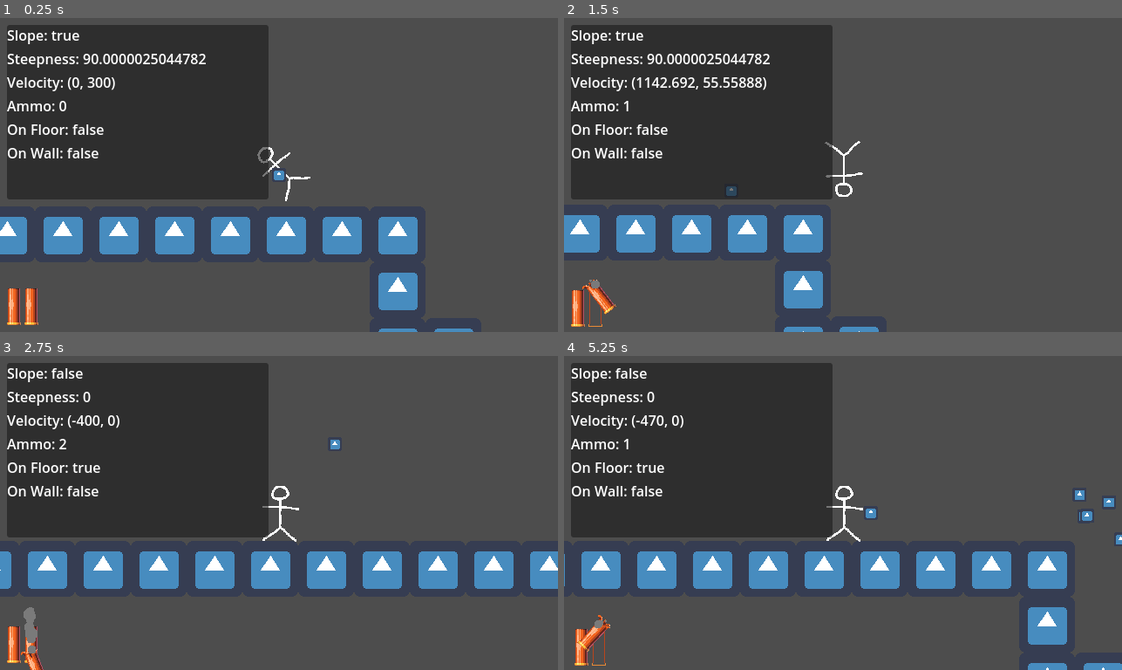
Above: before the commit, frames 1-4 (two rows, left to right).
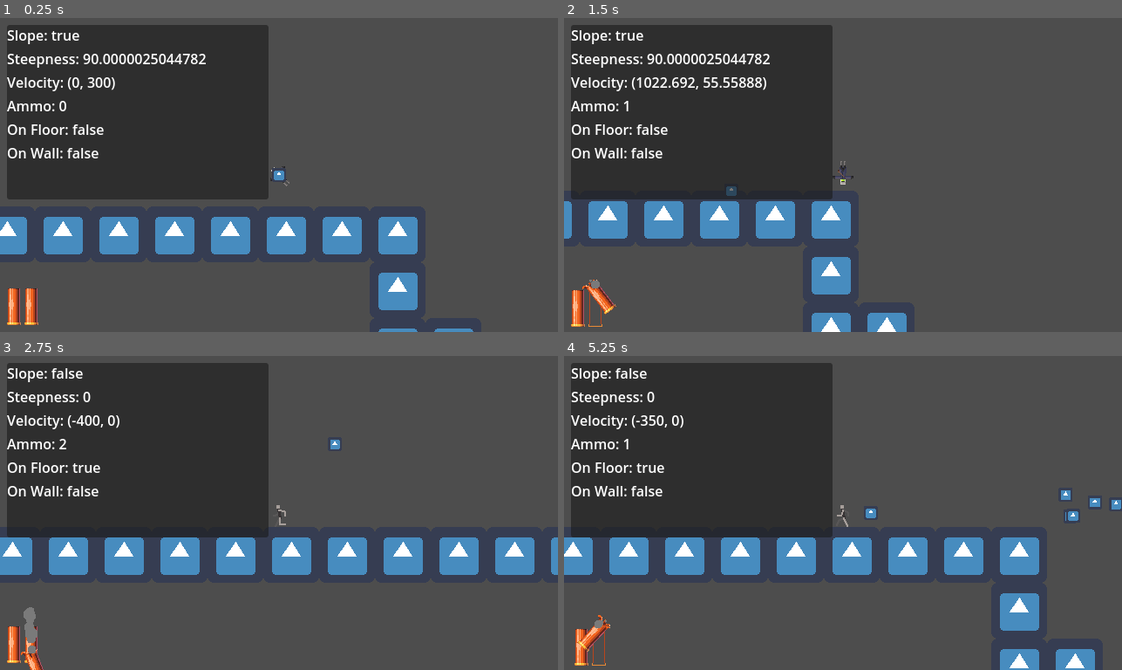
Above: after the commit, the same moments.

Repository: chris-pitre/shotgunlegs
Game: Godot game, scene res://scenes/levels/World.tscn
Two runs of this game, one before a commit and one after it. Both use one fixed random seed, a clock stepped at 60 frames per second and the inputs below. The engine's default icon, where the game draws it, is replaced by a stand-in: a white triangle on a blue panel in a dark square.
Inputs (mouse positions are in pixels of both pictures, inside the frame that each line leads up to):
- Up to frame 1 (0.25 s): no input
- Up to frame 2 (1.5 s): tap Enter (ui_accept) at 0.5, 0.77 s; move the mouse to (965, 159) at 0.52 s; hold D (ui_right) from 0.53 s (still down); click (965, 159) at 0.6 s; move the mouse to (731, 190) at 1.27 s; click (731, 190) at 1.35 s
- Up to frame 3 (2.75 s): tap Enter (ui_accept) at 1.52 s; move the mouse to (334, 443) at 2.02 s; release D (ui_right) at 2.03 s; hold A (ui_left) from 2.03 s (still down); click (334, 443) at 2.1 s
- Up to frame 4 (5.25 s): move the mouse to (815, 575) at 2.77 s; release A (ui_left) at 2.78 s; hold D (ui_right) 2.78-4.28 s; click (815, 575) at 2.85 s; tap Enter (ui_accept) at 3.02, 3.77, 4.52 s; move the mouse to (1010, 560) at 3.52 s; click (1010, 560) at 3.6 s; move the mouse to (675, 465) at 4.27 s; hold A (ui_left) 4.28-5.03 s; click (675, 465) at 4.35 s; move the mouse to (870, 513) at 5.02 s; hold D (ui_right) from 5.03 s (still down); click (870, 513) at 5.1 s

The runs differ from the first frame. In frame 1, 0.2% of the frame differs, in the area x 46-56%, y 41-59%; in frame 2, 8.1%; in frame 3, 11%; in frame 4, 13%, in the area x 0-100%, y 18-100%.

Commit message:
funny walk

Diff:
--- a/scenes/actors/player/Player.gd
+++ b/scenes/actors/player/Player.gd
@@ -30,13 +30,12 @@
 	elif slopeTimer.is_stopped():
 		onSlope = false
 
+	animatedSprite.flip_h = false if get_last_motion().x > 0 else true
 	#Animations
 	if onSlope:
 		animatedSprite.play("roll")
 		animatedSprite.speed_scale = clampf(velocity.length() / 100, 0, 8)
-		animatedSprite.flip_h = false if get_last_motion().x > 0 else true
 	else:
-		animatedSprite.play("idle")
 		animatedSprite.speed_scale = 1
 
 	var input = Vector2.ZERO
@@ -96,8 +95,10 @@
 		if not onSlope:
 			if input == 0:
 				apply_friction()
+				animatedSprite.play("idle")
 			else:
 				apply_acceleration(input)
+				animatedSprite.play("walk")
 		else:
 			velocity.x = move_toward(velocity.x, get_floor_normal().x * SPEED_CAP, FRICTION)
 			velocity.y = move_toward(velocity.y, 1 * 800000, GRAVITY)
--- a/scenes/actors/player/Player.tscn
+++ b/scenes/actors/player/Player.tscn
@@ -1,27 +1,47 @@
-[gd_scene load_steps=16 format=3 uid="uid://1y8fkofflo3x"]
+[gd_scene load_steps=39 format=3 uid="uid://1y8fkofflo3x"]
 
 [ext_resource type="Script" path="res://scenes/actors/player/Player.gd" id="1"]
 [ext_resource type="Texture2D" uid="uid://c8344x3k4cv36" path="res://assets/icon.png" id="2"]
-[ext_resource type="Texture2D" uid="uid://b2i21kdf3gfwo" path="res://assets/dudesprites/dudeidle/dudeidle1.png" id="2_yg61y"]
+[ext_resource type="Texture2D" uid="uid://7n3xohg7afps" path="res://assets/dudesprites/dudeidle/dudeT.png" id="2_yqiyq"]
 [ext_resource type="Script" path="res://scenes/actors/player/Cursor.gd" id="3"]
-[ext_resource type="Texture2D" uid="uid://db83a4j06d6nw" path="res://assets/dudesprites/dudeidle/dudeidle2.png" id="3_mwjgo"]
-[ext_resource type="Texture2D" uid="uid://cutnrb3kgkyar" path="res://assets/dudesprites/duderoll/duderoll1.png" id="4_rcycg"]
-[ext_resource type="Texture2D" uid="uid://fm3mljfw2lbj" path="res://assets/dudesprites/duderoll/duderoll2.png" id="5_xy0rk"]
-[ext_resource type="Texture2D" uid="uid://cj5hlrjtrqtfl" path="res://assets/dudesprites/duderoll/duderoll3.png" id="6_ldlbo"]
-[ext_resource type="Texture2D" uid="uid://ctbfpqv1rhohd" path="res://assets/dudesprites/duderoll/duderoll4.png" id="7_7fiqc"]
-[ext_resource type="Texture2D" uid="uid://dfbluaxii6san" path="res://assets/dudesprites/duderoll/duderoll5.png" id="8_uuo1d"]
-[ext_resource type="Texture2D" uid="uid://oedu4om5eg1y" path="res://assets/dudesprites/duderoll/duderoll6.png" id="9_mlwbg"]
-[ext_resource type="Texture2D" uid="uid://cor6o3ep5gllx" path="res://assets/dudesprites/duderoll/duderoll7.png" id="10_ktrk0"]
-[ext_resource type="Texture2D" uid="uid://hl5gbided3o7" path="res://assets/dudesprites/duderoll/duderoll8.png" id="11_40uip"]
+[ext_resource type="Texture2D" uid="uid://b1aetvrl433ft" path="res://assets/dudesprites/duderoll2/duderoll1.png" id="3_unv37"]
+[ext_resource type="Texture2D" uid="uid://d1qi8l38r77bd" path="res://assets/dudesprites/duderoll2/duderoll2.png" id="4_a6tdv"]
+[ext_resource type="Texture2D" uid="uid://8lqyurhbn3vr" path="res://assets/dudesprites/duderoll2/duderoll3.png" id="5_farka"]
+[ext_resource type="Texture2D" uid="uid://6ndt02j2evtx" path="res://assets/dudesprites/duderoll2/duderoll4.png" id="6_njipx"]
+[ext_resource type="Texture2D" uid="uid://dip8k212smwt6" path="res://assets/dudesprites/duderoll2/duderoll5.png" id="7_16hdu"]
+[ext_resource type="Texture2D" uid="uid://5bg6hm08l3xu" path="res://assets/dudesprites/duderoll2/duderoll6.png" id="8_rqj1u"]
+[ext_resource type="Texture2D" uid="uid://bw8gmpw8qgvvc" path="res://assets/dudesprites/duderoll2/duderoll7.png" id="9_2b7qp"]
+[ext_resource type="Texture2D" uid="uid://doogjj736jdxv" path="res://assets/dudesprites/duderoll2/duderoll8.png" id="10_jff01"]
+[ext_resource type="Texture2D" uid="uid://cxx7a80e7k2mh" path="res://assets/dudesprites/dudewalk2/dudewalk1.png" id="12_6nsfn"]
+[ext_resource type="Texture2D" uid="uid://bmfof8c5es037" path="res://assets/dudesprites/dudewalk2/dudewalk2.png" id="13_vbhlm"]
+[ext_resource type="Texture2D" uid="uid://ctp0vlosc2q3j" path="res://assets/dudesprites/dudewalk2/dudewalk3.png" id="14_p6dlp"]
+[ext_resource type="Texture2D" uid="uid://c7j2a5p8vyhha" path="res://assets/dudesprites/dudewalk2/dudewalk4.png" id="15_6vhul"]
+[ext_resource type="Texture2D" uid="uid://trpbpv5mq6ru" path="res://assets/dudesprites/dudewalk2/dudewalk5.png" id="16_5jjfd"]
+[ext_resource type="Texture2D" uid="uid://djtgee68t4do2" path="res://assets/dudesprites/dudewalk2/dudewalk6.png" id="17_2uw2n"]
+[ext_resource type="Texture2D" uid="uid://c2p61sg2r83fb" path="res://assets/dudesprites/dudewalk2/dudewalk7.png" id="18_vcdaq"]
+[ext_resource type="Texture2D" uid="uid://dcukhh0hv782m" path="res://assets/dudesprites/dudewalk2/dudewalk8.png" id="19_0vp2f"]
+[ext_resource type="Texture2D" uid="uid://dfydmk8m8wlen" path="res://assets/dudesprites/dudewalk2/dudewalk9.png" id="20_u75nc"]
+[ext_resource type="Texture2D" uid="uid://cvkaphpx2pwnm" path="res://assets/dudesprites/dudewalk2/dudewalk10.png" id="21_d03en"]
+[ext_resource type="Texture2D" uid="uid://dpyeuripaccl1" path="res://assets/dudesprites/dudewalk2/dudewalk11.png" id="22_kegbw"]
+[ext_resource type="Texture2D" uid="uid://bs07skkm4c1ie" path="res://assets/dudesprites/dudewalk2/dudewalk12.png" id="23_bw2lo"]
+[ext_resource type="Texture2D" uid="uid://b37nsb2q2swhn" path="res://assets/dudesprites/dudewalk2/dudewalk13.png" id="24_6br1m"]
+[ext_resource type="Texture2D" uid="uid://c6q8y2s2v6hxu" path="res://assets/dudesprites/dudewalk2/dudewalk14.png" id="25_yol6l"]
+[ext_resource type="Texture2D" uid="uid://mopvb1cdq1ch" path="res://assets/dudesprites/dudewalk2/dudewalk15.png" id="26_806se"]
+[ext_resource type="Texture2D" uid="uid://h4isk3ppccgj" path="res://assets/dudesprites/dudewalk2/dudewalk16.png" id="27_filp2"]
+[ext_resource type="Texture2D" uid="uid://cdgw11ns12v32" path="res://assets/dudesprites/dudewalk2/dudewalk17.png" id="28_up7m3"]
+[ext_resource type="Texture2D" uid="uid://dgn6260atl62q" path="res://assets/dudesprites/dudewalk2/dudewalk18.png" id="29_4iiml"]
+[ext_resource type="Texture2D" uid="uid://dwn1kkp0sb3no" path="res://assets/dudesprites/dudewalk2/dudewalk19.png" id="30_ggiyb"]
+[ext_resource type="Texture2D" uid="uid://cw21ch1gle32f" path="res://assets/dudesprites/dudewalk2/dudewalk20.png" id="31_cx00i"]
+[ext_resource type="Texture2D" uid="uid://bxhf7e5sm8ixi" path="res://assets/dudesprites/dudewalk2/dudewalk21.png" id="32_4oi5p"]
+[ext_resource type="Texture2D" uid="uid://djhoigi51rpkc" path="res://assets/dudesprites/dudewalk2/dudewalk22.png" id="33_ngaqm"]
+[ext_resource type="Texture2D" uid="uid://cusq00e43xhi7" path="res://assets/dudesprites/dudewalk2/dudewalk23.png" id="34_ggbt7"]
+[ext_resource type="Texture2D" uid="uid://bd3vo4y0dn1pf" path="res://assets/dudesprites/dudewalk2/dudewalk24.png" id="35_s0e6d"]
 
 [sub_resource type="SpriteFrames" id="2"]
 animations = [{
 "frames": [{
 "duration": 1.0,
-"texture": ExtResource("2_yg61y")
-}, {
-"duration": 1.0,
-"texture": ExtResource("3_mwjgo")
+"texture": ExtResource("2_yqiyq")
 }],
 "loop": true,
 "name": &"idle",
@@ -29,36 +49,113 @@
 }, {
 "frames": [{
 "duration": 1.0,
-"texture": ExtResource("4_rcycg")
+"texture": ExtResource("3_unv37")
 }, {
 "duration": 1.0,
-"texture": ExtResource("5_xy0rk")
+"texture": ExtResource("4_a6tdv")
 }, {
 "duration": 1.0,
-"texture": ExtResource("6_ldlbo")
+"texture": ExtResource("5_farka")
 }, {
 "duration": 1.0,
-"texture": ExtResource("7_7fiqc")
+"texture": ExtResource("6_njipx")
 }, {
 "duration": 1.0,
-"texture": ExtResource("8_uuo1d")
+"texture": ExtResource("7_16hdu")
 }, {
 "duration": 1.0,
-"texture": ExtResource("9_mlwbg")
+"texture": ExtResource("8_rqj1u")
 }, {
 "duration": 1.0,
-"texture": ExtResource("10_ktrk0")
+"texture": ExtResource("9_2b7qp")
 }, {
 "duration": 1.0,
-"texture": ExtResource("11_40uip")
+"texture": ExtResource("10_jff01")
 }],
 "loop": true,
 "name": &"roll",
 "speed": 5.0
+}, {
+"frames": [{
+"duration": 1.0,
+"texture": ExtResource("12_6nsfn")
+}, {
+"duration": 1.0,
+"texture": ExtResource("13_vbhlm")
+}, {
+"duration": 1.0,
+"texture": ExtResource("14_p6dlp")
+}, {
+"duration": 1.0,
+"texture": ExtResource("15_6vhul")
+}, {
+"duration": 1.0,
+"texture": ExtResource("16_5jjfd")
+}, {
+"duration": 1.0,
+"texture": ExtResource("17_2uw2n")
+}, {
+"duration": 1.0,
+"texture": ExtResource("18_vcdaq")
+}, {
+"duration": 1.0,
+"texture": ExtResource("19_0vp2f")
+}, {
+"duration": 1.0,
+"texture": ExtResource("20_u75nc")
+}, {
+"duration": 1.0,
+"texture": ExtResource("21_d03en")
+}, {
+"duration": 1.0,
+"texture": ExtResource("22_kegbw")
+}, {
+"duration": 1.0,
+"texture": ExtResource("23_bw2lo")
+}, {
+"duration": 1.0,
+"texture": ExtResource("24_6br1m")
+}, {
+"duration": 1.0,
+"texture": ExtResource("25_yol6l")
+}, {
+"duration": 1.0,
+"texture": ExtResource("26_806se")
+}, {
+"duration": 1.0,
+"texture": ExtResource("27_filp2")
+}, {
+"duration": 1.0,
+"texture": ExtResource("28_up7m3")
+}, {
+"duration": 1.0,
+"texture": ExtResource("29_4iiml")
+}, {
+"duration": 1.0,
+"texture": ExtResource("30_ggiyb")
+}, {
+"duration": 1.0,
+"texture": ExtResource("31_cx00i")
+}, {
+"duration": 1.0,
+"texture": ExtResource("32_4oi5p")
+}, {
+"duration": 1.0,
+"texture": ExtResource("33_ngaqm")
+}, {
+"duration": 1.0,
+"texture": ExtResource("34_ggbt7")
+}, {
+"duration": 1.0,
+"texture": ExtResource("35_s0e6d")
+}],
+"loop": true,
+"name": &"walk",
+"speed": 60.0
 }]
 
 [sub_resource type="RectangleShape2D" id="1"]
-size = Vector2(32, 64)
+size = Vector2(16, 26)
 
 [node name="Player" type="CharacterBody2D" groups=["Player"]]
 collision_layer = 2
@@ -71,12 +168,11 @@
 GRAVITY = 20
 
 [node name="AnimatedSprite2D" type="AnimatedSprite2D" parent="."]
-position = Vector2(1, -7)
-scale = Vector2(0.621094, 0.621094)
 sprite_frames = SubResource("2")
-animation = &"roll"
+animation = &"walk"
 
 [node name="CollisionShape2D" type="CollisionShape2D" parent="."]
+position = Vector2(0, 3)
 shape = SubResource("1")
 
 [node name="Marker2D" type="Marker2D" parent="."]
--- a/scenes/levels/World.tscn
+++ b/scenes/levels/World.tscn
@@ -6,6 +6,7 @@
 [ext_resource type="Script" path="res://scenes/levels/DebugUI.gd" id="4_astv3"]
 [ext_resource type="Texture2D" uid="uid://bmd3pv6e8mny6" path="res://assets/uisprites/shell.png" id="5_fufxx"]
 [ext_resource type="Script" path="res://scenes/levels/UI.gd" id="5_ksbcl"]
+[ext_resource type="Texture2D" uid="uid://chgq7k28ursha" path="res://assets/decoration/snowman.png" id="7_irfj8"]
 
 [node name="World" type="Node2D"]
 
@@ -113,3 +114,8 @@
 size_flags_horizontal = 4
 size_flags_vertical = 4
 texture = ExtResource("5_fufxx")
+
+[node name="Snowman" type="Sprite2D" parent="."]
+z_index = -5
+position = Vector2(811, 238)
+texture = ExtResource("7_irfj8")
Binary file added: assets/autotile.png
Not shown, added: assets/autotile.png.import
Binary file added: assets/decoration/snowman.png
Not shown, added: assets/decoration/snowman.png.import
Not shown: 1 places in scenes/levels/World.tscn that only renumber resources
